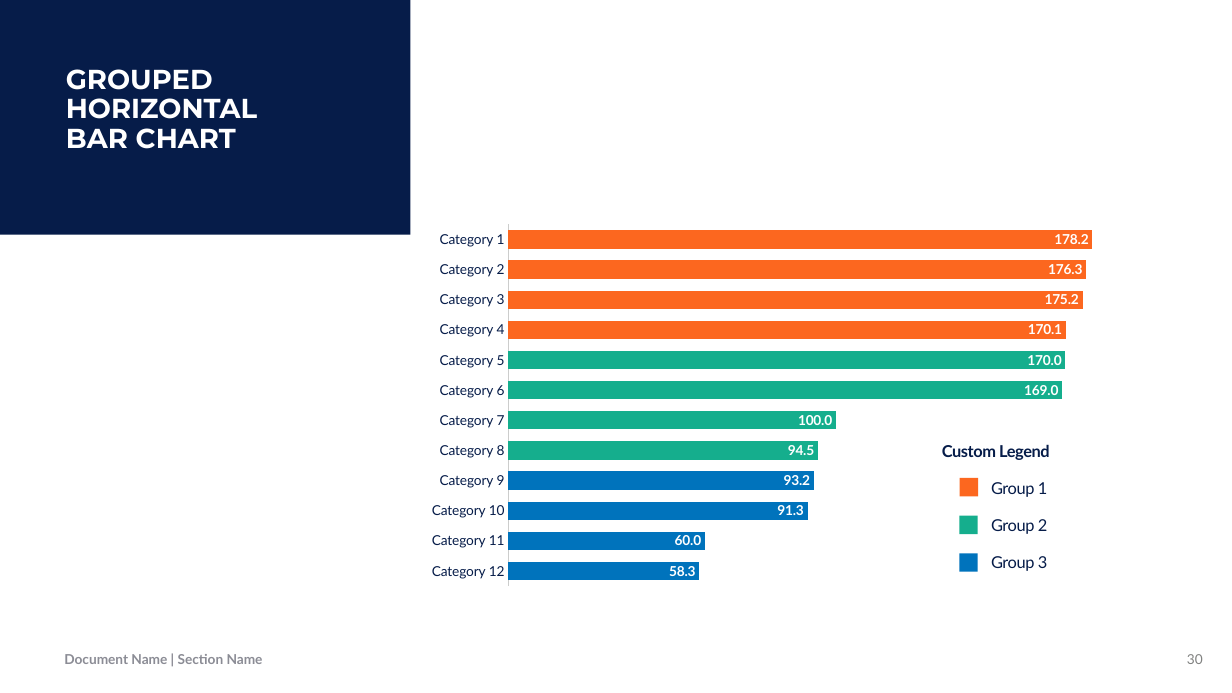
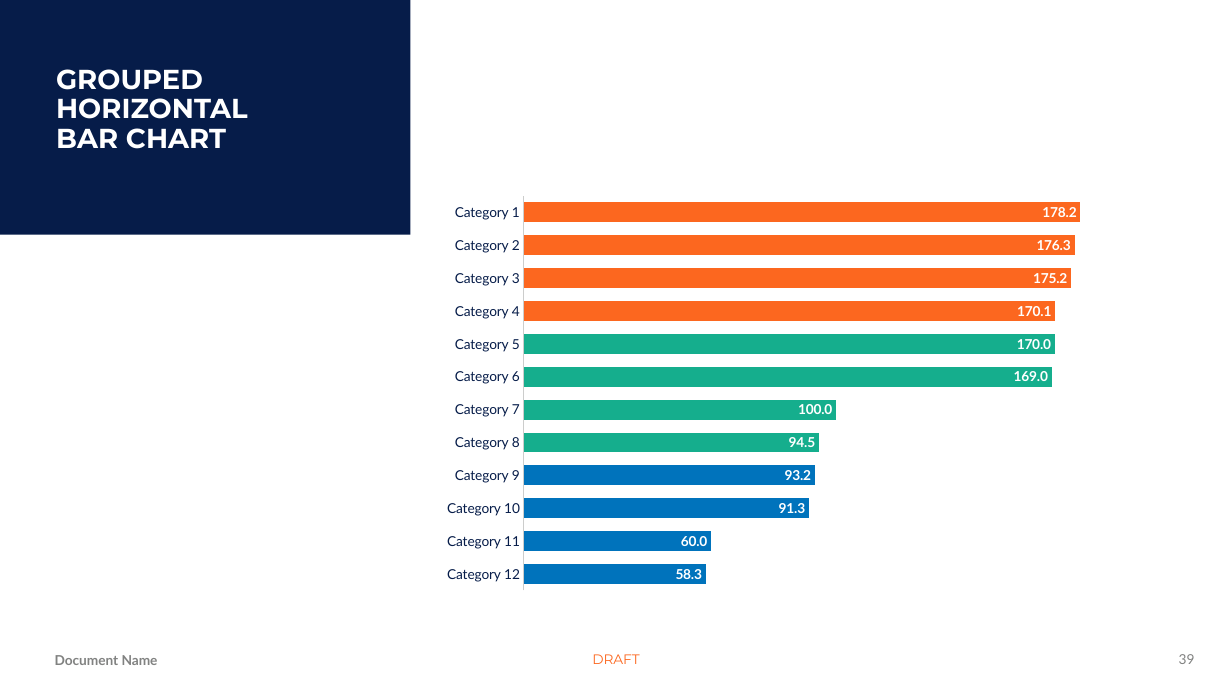
Before and after one commit to Jamison413/kevmaitland-PoshAnt, a slide deck: slide 39 of Intune-WinApp/OfficeThemes/Blank.potx (slide 30 before the commit). Drawn at 1232x693 pixels with LibreOffice and Linux fonts; fonts in the diff are those of the drawing; background and template pictures are left out. Boxes give left, top, right and bottom in pixels: in the first picture for what was removed or moved away, otherwise in the second. Text is boxed around its words. In the diff, an @@ line names an element or a change of style, - is before the commit and + after.

```diff
--- a/Intune-WinApp/OfficeThemes/Blank.potx
+++ b/Intune-WinApp/OfficeThemes/Blank.potx
@@ text "GROUPED": place and size @@
-text "GROUPED" at (66,69,257,149)
+text "GROUPED" at (56,69,247,149)
@@ bar chart: place and size @@
-bar chart at (417,217,1180,593)
+bar chart at (433,188,1163,599)
@@ group removed at (942,444,1050,572): 3 rectangles, 1 text @@
-Custom Legend
-Group 1
-Group 2
-Group 3
@@ text added at (55,655,158,665), 10 pt, text #818281, bold @@
+Document Name
@@ text removed at (64,654,263,664) @@
-Document Name | Section Name
@@ text added at (592,654,639,664), 10 pt, text #FC671F @@
+DRAFT
@@ page number added at (1179,654,1195,664), 10 pt, text #818281 @@
+39
@@ page number removed at (1187,654,1203,664) @@
-30
```
Also in this commit, not shown: 26 other slides changed, 60 slides added, 38 slides removed, 2 other files.
